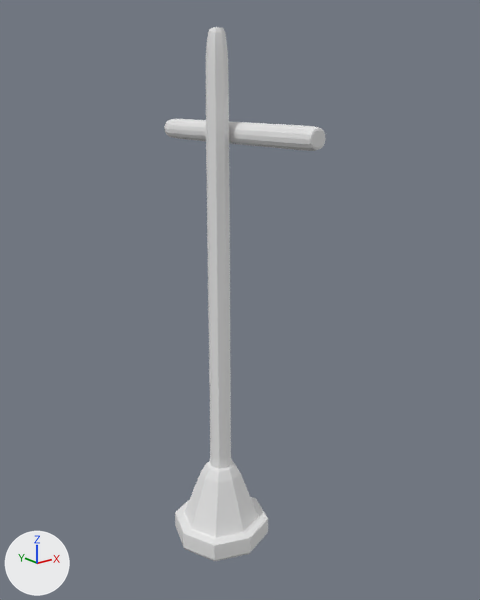
Two versions of the FBX model Assets/Object/Blender Fbx Files/FlagCapture.fbx, one commit apart.
The view is the same before and after, from a camera (50 mm lens) standing at (-3.43, -4.59, 4.24) and looking at (0.16, -0.1, 2.44). The axes (+X, +Y, +Z) are drawn at lower left. The lights are the same throughout. Where no turn or scale is listed for an object, it has been applied to the vertices.

The first picture shows 'Armature', 'ArmatureOn'.
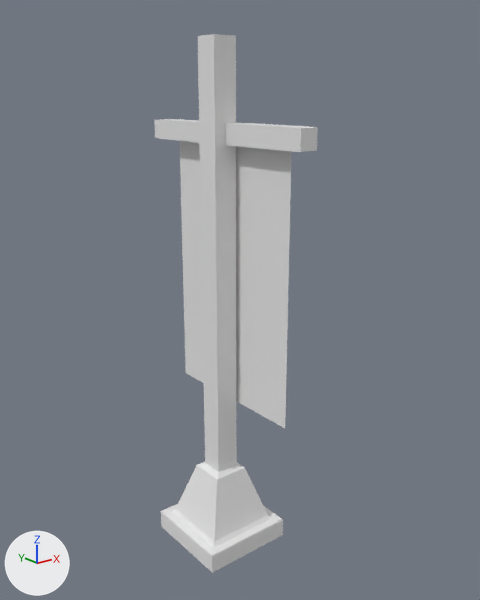
Edits to the bpy script that builds the scene:
```text
Change me_cube_003:
    used by ob_armature; location = (0.0, 0.0, 0.098)
    remove me_cube_003.from_pydata(...)  # 202 vertices, 200 faces; spans x -0.46..0.46, y -0.46..0.46, z -0.1..4.63
    add me_cube_003.from_pydata(...)  # 34 vertices, 30 faces; spans x -0.44..0.44, y -0.44..0.44, z -0.1..4.54
    me_cube_003 part 1: the whole mesh is rebuilt
Add me_plane:
    me_plane.from_pydata([(0.0, -0.77, 1.23), (0.0, -0.77, -1.23), (0.0, 0.77, 1.23), (0.0, 0.77, -1.23)], [], [(0, 1, 3, 2)])
Add me_cube:
    me_cube.from_pydata(...)  # a box spanning x -0.11..0.11, y -0.11..0.11, z -1.95..1.95
Add me_cube_004_1:
    me_cube_004_1.from_pydata(...)  # 16 vertices, 14 faces; spans x -0.09..0.09, y -1.0..1.0, z -0.09..0.09
Remove ob_armatureon:
    ob_armatureon = bpy.data.objects.new('ArmatureOn', me_cube_004)
    ob_armatureon.location = (0.187, 0.0, 3.905)
Add ob_flag:
    ob_flag = bpy.data.objects.new('Flag', me_plane)
    ob_flag.location = (0.129, 0.0, 2.667)
Add ob_cube:
    ob_cube = bpy.data.objects.new('Cube', me_cube)
    ob_cube.location = (0.0, 0.0, 2.717)
Add ob_supportflag:
    ob_supportflag = bpy.data.objects.new('SupportFlag', me_cube_004_1)
    ob_supportflag.location = (0.088, 0.0, 3.905)
```

Changed parts and their boxes (x1, y1, x2, y2) in the pictures (480 x 600 px):
'Flag', added
    after: (180, 141, 292, 428)
'Armature', reshaped
    before: (175, 27, 268, 561)
    after: (161, 462, 283, 573)
'Cube', added
    after: (198, 34, 237, 472)
'SupportFlag', added
    after: (154, 119, 318, 152)
'ArmatureOn', deleted
    before: (164, 119, 326, 151)
